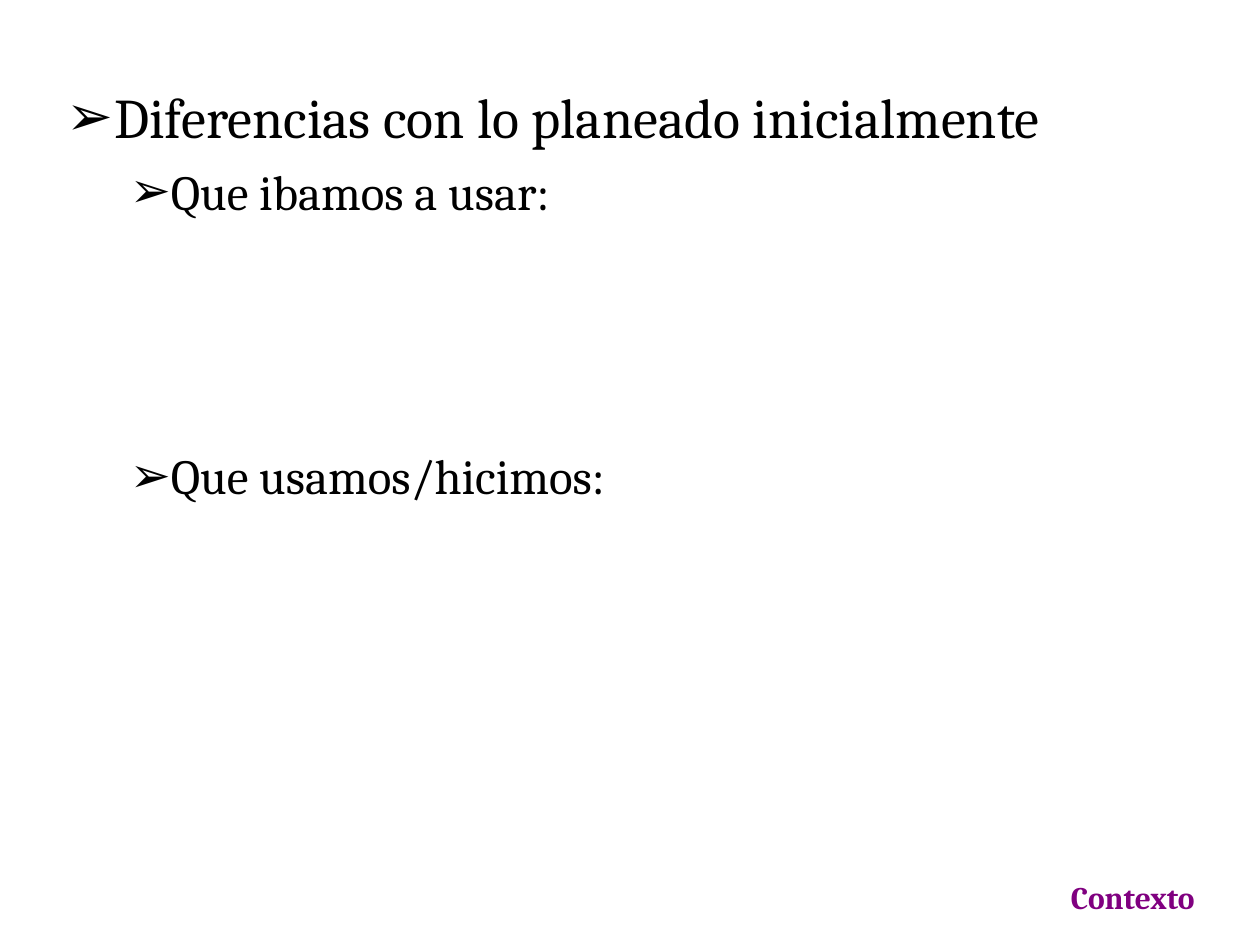
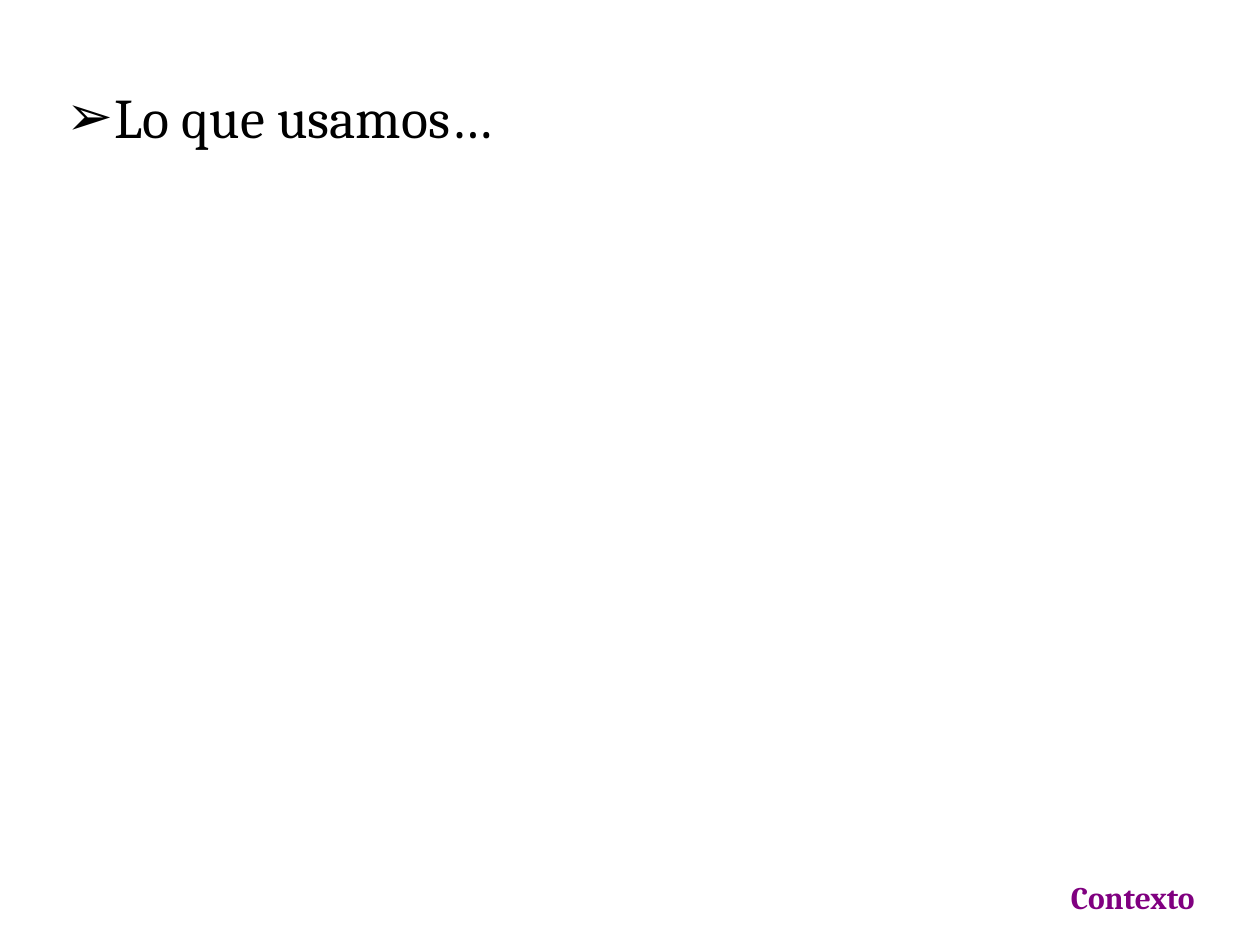
Before and after one commit to emmanuelfls371/softmart7547, a slide deck: slide 13 of docs/CarpetaEntrega/PresFinal.ppt (slide 3 before the commit). Drawn at 1260x945 pixels with LibreOffice and Linux fonts; fonts in the diff are those of the drawing; background and template pictures are left out. Boxes give left, top, right and bottom in pixels: in the first picture for what was removed or moved away, otherwise in the second. Text is boxed around its words. In the diff, an @@ line names an element or a change of style, - is before the commit and + after.

```diff
--- a/docs/CarpetaEntrega/PresFinal.ppt
+++ b/docs/CarpetaEntrega/PresFinal.ppt
@@ text at (114, 100, 492, 150): text changed @@
-➢ Diferencias con lo planeado inicialmente
-  ➢ Que ibamos a usar:
-  ➢ Que usamos/hicimos:
+➢ Lo que usamos…
```
Also in this commit, not shown: 4 other slides changed, 16 slides added, 1 slide removed, 3 other files.
